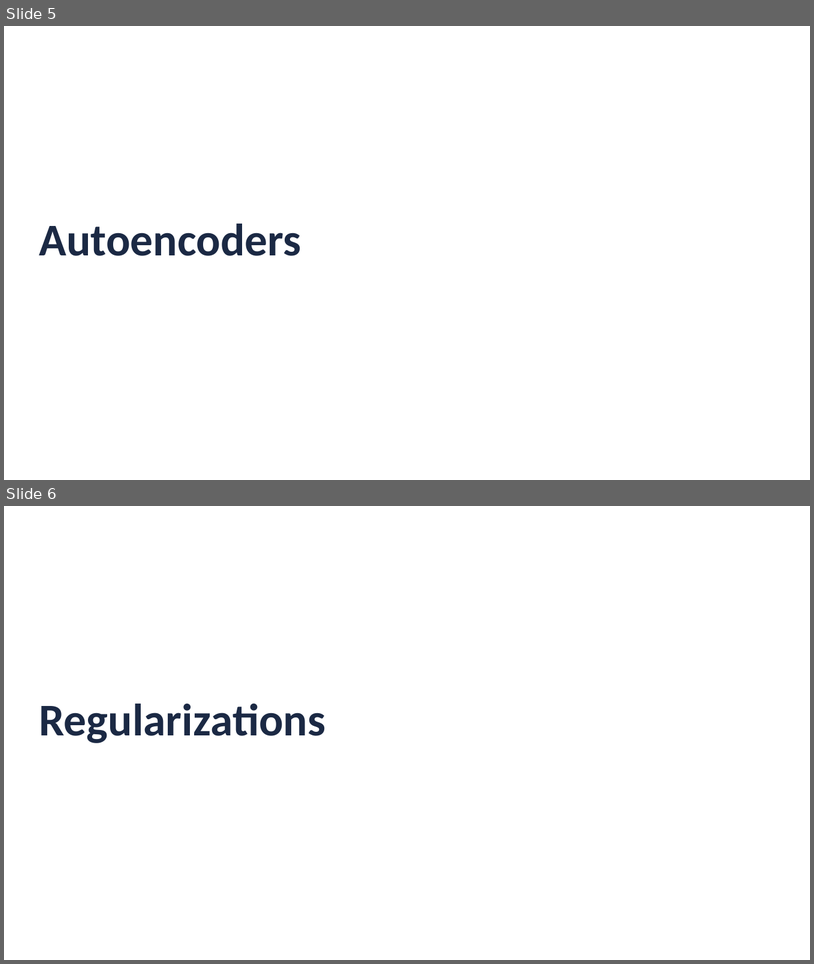
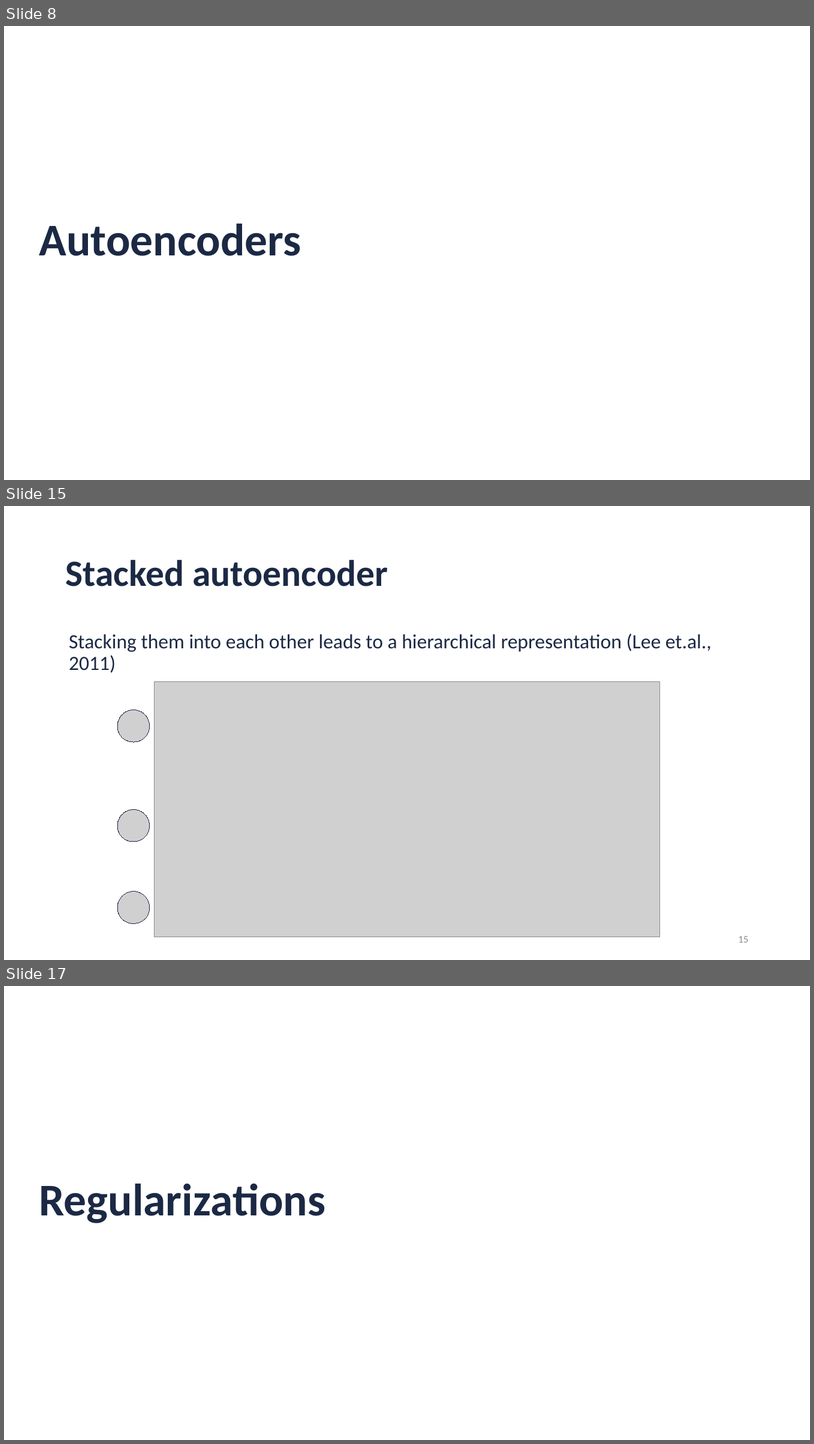
Before and after one commit to JorisRoels/deep-learning-biology, a slide deck: slides/2020-dlb-5-unsupervised-neural-networks.pptx. Shown one above the other, each under a label of ours: slides 5 and 6 before the commit, slides 8, 15 and 17 after it; the slides between them are not shown. The pictures are 814x964 and 814x1444 pixels, drawn with LibreOffice and Linux fonts; fonts in the diff are those of the drawing; grey boxes stand for pictures; background and template pictures are left out. Boxes give left, top, right and bottom in pixels: in the first picture for what was removed or moved away, otherwise in the second. Text is boxed around its words. In the diff, an @@ line names an element or a change of style, - is before the commit and + after.

```diff
--- a/slides/2020-dlb-5-unsupervised-neural-networks.pptx
+++ b/slides/2020-dlb-5-unsupervised-neural-networks.pptx
@@ slide 15 added at bbox=[4, 506, 810, 960], background #FFFFFF @@
@@ title added at bbox=[65, 559, 388, 586], 44 pt, text #1B2944, bold @@
+Stacked autoencoder
@@ text added at bbox=[69, 633, 712, 673], 24 pt, text #1B2944 @@
+Stacking them into each other leads to a hierarchical representation (Lee et.al., 2011)
@@ picture added at bbox=[155, 681, 660, 937] @@
@@ picture added at bbox=[118, 710, 150, 742] @@
@@ picture added at bbox=[118, 809, 150, 841] @@
@@ picture added at bbox=[118, 891, 150, 924] @@
@@ page number added at bbox=[738, 936, 749, 942], 12 pt, text #898B91 @@
+15
@@ what was slide 5 is now slide 8 @@
@@ what was slide 6 is now slide 17 @@
```
Also in this commit, not shown: 2 slides changed, 24 other slides added, 1 slide removed, 1 other file.
